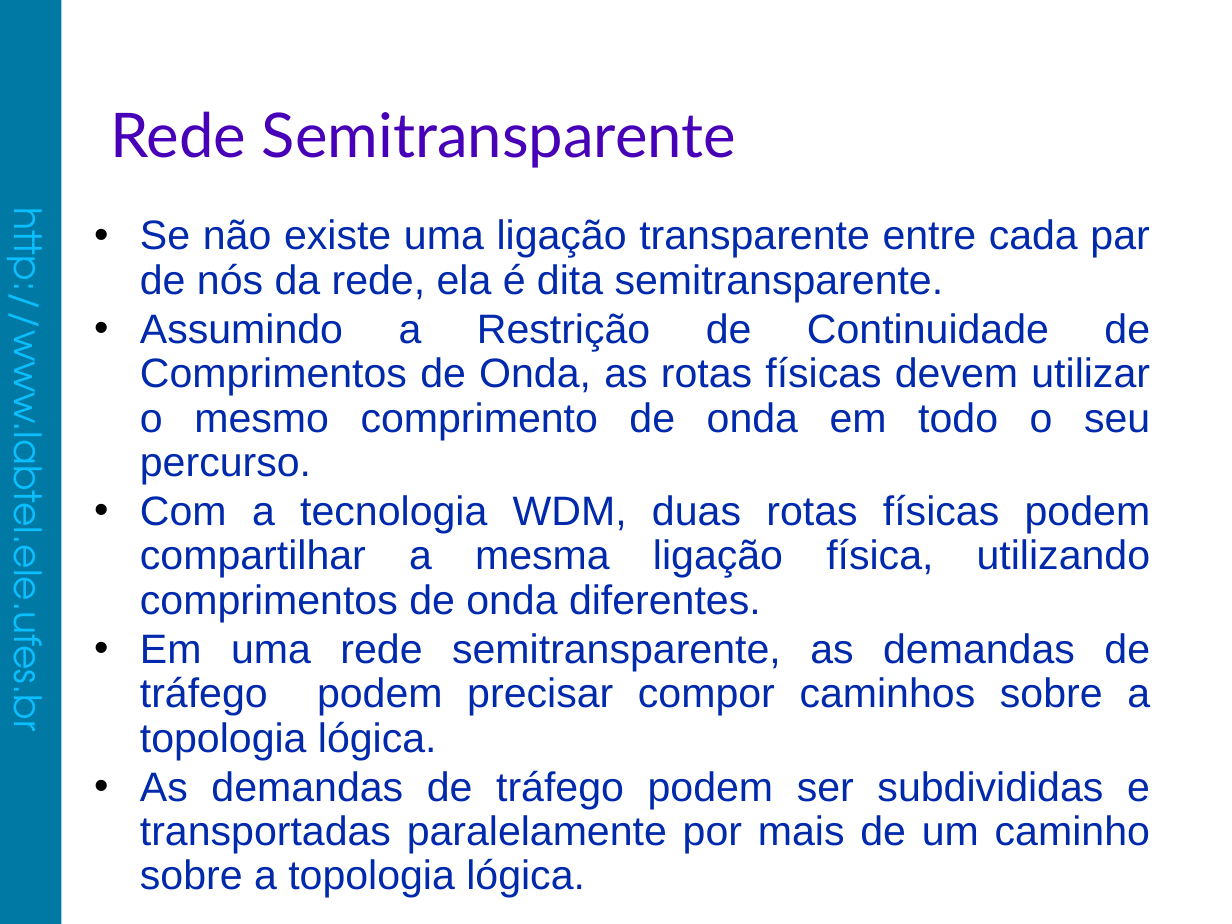
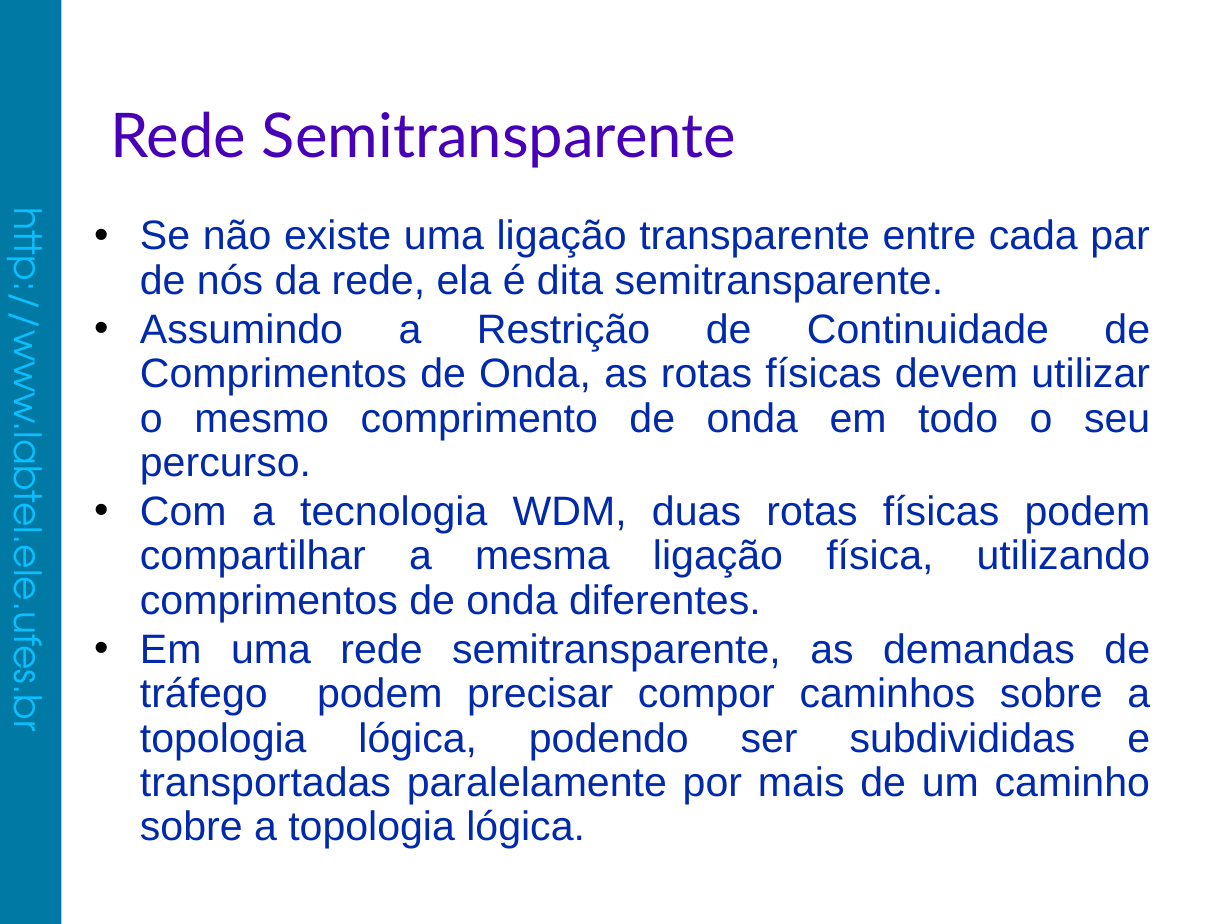
Before and after one commit to fabiolimath/twa, a slide deck: slide 7 of dissertacao/apresentacao/FabioLima-Apresentacao.odp. Drawn at 1232x924 pixels with LibreOffice and Linux fonts; fonts in the diff are those of the drawing; background and template pictures are left out. Boxes give left, top, right and bottom in pixels: in the first picture for what was removed or moved away, otherwise in the second. Text is boxed around its words. In the diff, an @@ line names an element or a change of style, - is before the commit and + after.

```diff
--- a/dissertacao/apresentacao/FabioLima-Apresentacao.odp
+++ b/dissertacao/apresentacao/FabioLima-Apresentacao.odp
@@ text at (x1=140, y1=633, x2=1150, y2=849): text changed @@
-• Em uma rede semitransparente, as demandas de tráfego podem precisar compor caminhos sobre a topologia lógica.
-• As demandas de tráfego podem ser subdivididas e transportadas paralelamente por mais de um caminho sobre a topologia lógica.
+• Em uma rede semitransparente, as demandas de tráfego podem precisar compor caminhos sobre a topologia lógica, podendo ser subdivididas e transportadas paralelamente por mais de um caminho sobre a topologia lógica.
```
Also in this commit, not shown: 9 other slides changed, 1 other file.
